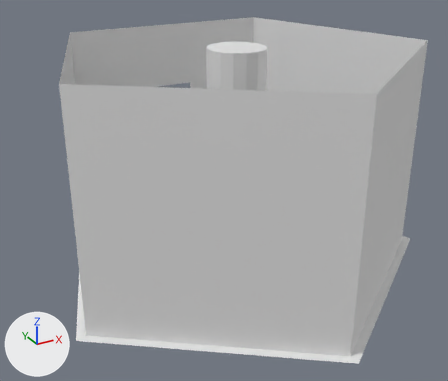
An edit to the glTF model custom_assets/jak1/levels/gmgauntlet/gmgauntlet.glb, drawn before and after from the same camera.
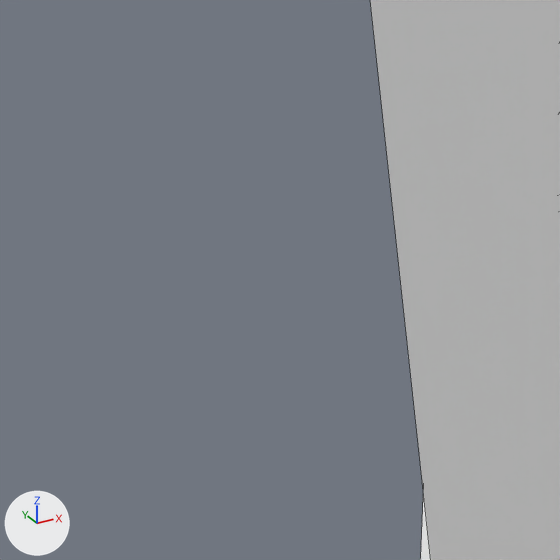
Old and new are each drawn whole from a camera (50 mm lens) standing at (1104.0, -1335.0, 371.0) and looking at (1388.0, -819.0, 113.0) and again close up on the part from 0% to 23% of the width and 47% to 74% of the height. The lights are fixed; the arrows at lower left show +X, +Y and +Z. The last two pictures show the newer version. The close-ups show mesh edges as thin lines. Where no turn or scale is listed for an object, it has been applied to the vertices. Vertices at exactly the same position are counted once.

Names of what the first close-up shows: 'main_walls'.
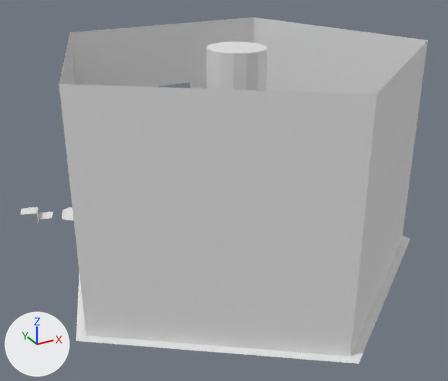
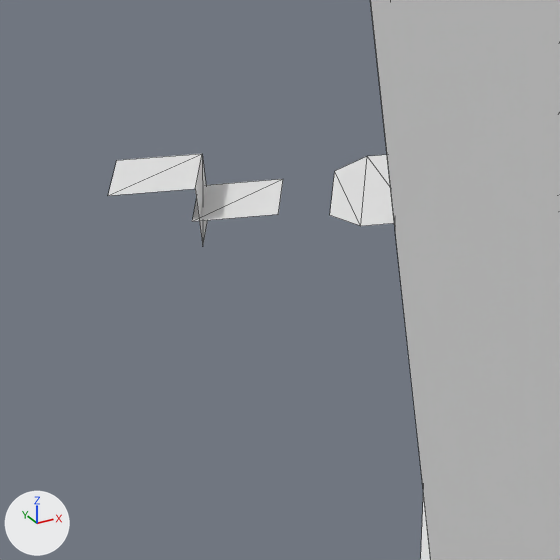
Edits to the bpy script that builds the scene:
```text
Change me_plane_002:
    used by ob_plane; location = (1325.7, -795.8, 99.8)
    verts and faces of me_plane_002; kept vertices keep their numbers, new ones are numbered from 4
    before: 0 (-6.3, -3.21, 0.0), 1 (3.21, -6.3, 0.0), 2 (-3.21, 6.3, 0.0), 3 (6.3, 3.21, 0.0)
    remove me_plane_002.from_pydata(...)  # 4 vertices, 2 faces; spans x -6.3..6.3, y -6.3..6.3, z 0.0
    add me_plane_002.from_pydata(...)  # 10 vertices, 8 faces; spans x -96.14..6.3, y -6.3..42.98, z 0.0
    me_plane_002 part 1
    add delete_vertices([0, 2])  # with the faces that use them
    add verts[4] = (-75.88, 19.4, 0.0)
    add verts[5] = (-72.79, 28.91, 0.0)
    add verts[6] = (-83.05, 10.95, 0.0)
    add verts[7] = (-73.62, 39.96, 0.0)
    add verts[8] = (-92.35, 13.97, 0.0)  # pixel (360, 226)
    add verts[9] = (-82.92, 42.98, 0.0)  # pixel (367, 156)
    add verts[10] = (-96.14, 21.1, 0.0)  # pixel (329, 215)
    add verts[11] = (-90.18, 39.44, 0.0)  # pixel (334, 171)
    add faces += [(1, 3, 4), (3, 5, 4), (4, 5, 7), (4, 7, 6), (6, 7, 9), (6, 9, 8)]
    add faces += [(8, 9, 11), (8, 11, 10)]
Add me_plane_008:
    me_plane_008.from_pydata([(-12.8, -3.9, 0.0), (1.8, -8.7, 0.0), (-8.1, 10.7, 0.0), (6.5, 6.0, 0.0), (1.8, -8.7, -11.8), (6.5, 6.0, -11.8)], [], [(0, 1, 3), (0, 3, 2), (3, 1, 4), (3, 4, 5)])
Add me_plane_007:
    me_plane_007.from_pydata([(-12.8, -3.9, 0.0), (1.8, -8.7, 0.0), (-8.1, 10.7, 0.0), (6.5, 6.0, 0.0)], [], [(0, 1, 3), (0, 3, 2)])
Add ob_plane_005:
    ob_plane_005 = bpy.data.objects.new('Plane.005', me_plane_008)
    ob_plane_005.location = (1205.8, -757.8, 106.3)
Add ob_plane_004:
    ob_plane_004 = bpy.data.objects.new('Plane.004', me_plane_007)
    ob_plane_004.location = (1219.2, -762.2, 99.8)
```

Pixel boxes [x1, y1, x2, y2] of what changed, in the close-ups (560 x 560 px):
'Plane', reshaped (not visible before)
    after: [330, 155, 394, 226]
'Plane.005', added
    after: [108, 154, 208, 244]
'Plane.004', added
    after: [192, 179, 283, 221]
